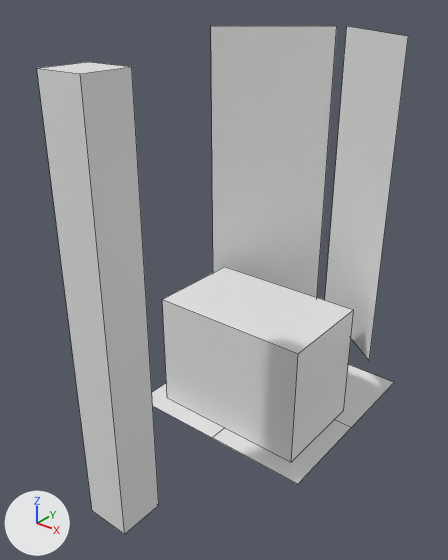
Two versions of the Blender file Pit Display/Pit Display.blend, one commit apart.
Before and after are seen from a 50 mm camera at (15.6, -23.6, 20.4) aimed at (0.0, -4.0, 8.3). Lighting does not change. The marker at lower left points along +X, +Y and +Z. Mesh edges are drawn as thin lines.
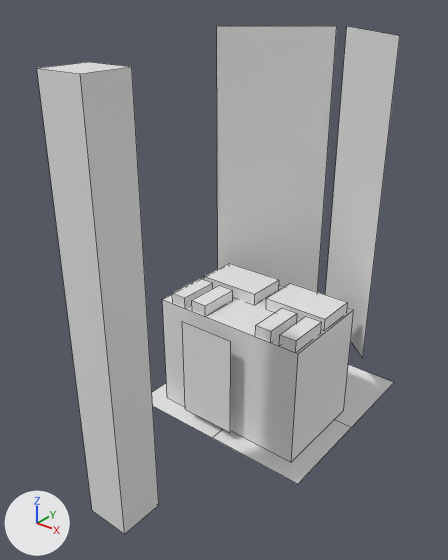
Where the newer file only moved an object's origin or applied its transform, the numbers keep the older frame.

The change, as a list of edits to the scene's bpy script:
```text
Change me_plane_001:
    where me_plane_001.from_pydata(...)  # 8 vertices, 2 faces; spans x -5.0..5.0, y 1.19..4.94, z 1.39..16.39
    used by ob_plane_001; location = (0.0, 0.0, 2.0)
    me_plane_001 part 1
    me_plane_001.vertices[0].co: (-5.0, 1.19, 1.39) -> (-4.65, 1.19, 1.39)
    me_plane_001.vertices[4].co: (-5.0, 1.19, 16.39) -> (-4.65, 1.19, 16.39)  # pixel (210, 25) -> pixel (216, 25)
    me_plane_001 part 2
    me_plane_001.vertices[1].co: (5.0, 1.19, 1.39) -> (4.65, 1.19, 1.39)  # pixel (369, 360) -> pixel (362, 358)
    me_plane_001.vertices[5].co: (5.0, 1.19, 16.39) -> (4.65, 1.19, 16.39)  # pixel (408, 36) -> pixel (399, 35)
Add me_cube:
    me_cube.from_pydata(...)  # 52 vertices, 37 faces; spans x -3.37..3.83, y -3.13..2.1, z -6.73..-0.71
Add ob_cube_002:
    ob_cube_002 = bpy.data.objects.new('Cube.002', me_cube)
    ob_cube_002.location = (0.0, -1.5, 7.25)
```

Where the change shows, as pixel boxes [x1, y1, x2, y2] in the pictures (448 x 560 px; the box of a moved part takes in the faces that stretch with it):
'Plane.001', reshaped (7% narrower)
    before: [211, 26, 408, 360]
    after: [217, 26, 400, 358]
'Cube.002', added
    after: [172, 263, 348, 432]
part 1 of me_plane_001, moved or reshaped
    before: [211, 26, 317, 297]
    after: [217, 26, 317, 292]
part 2 of me_plane_001, moved or reshaped
    before: [325, 26, 408, 360]
    after: [325, 26, 400, 358]
